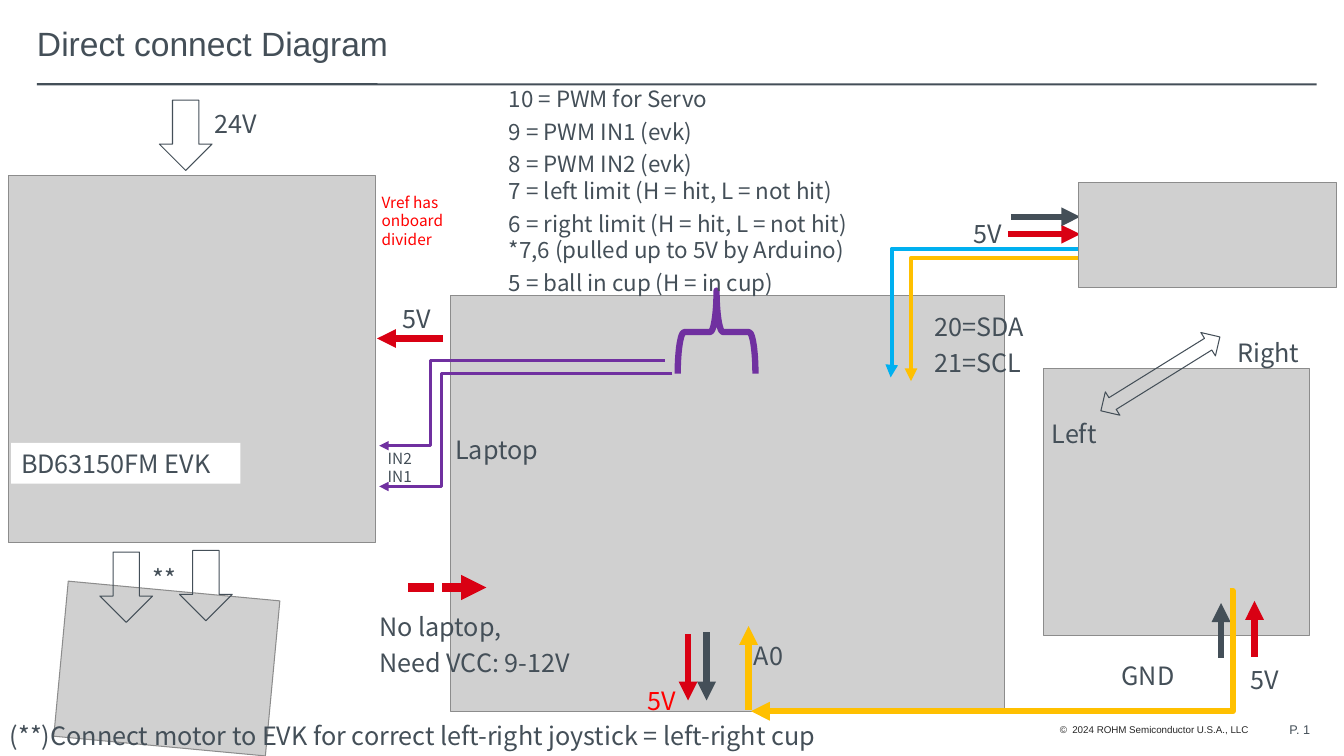
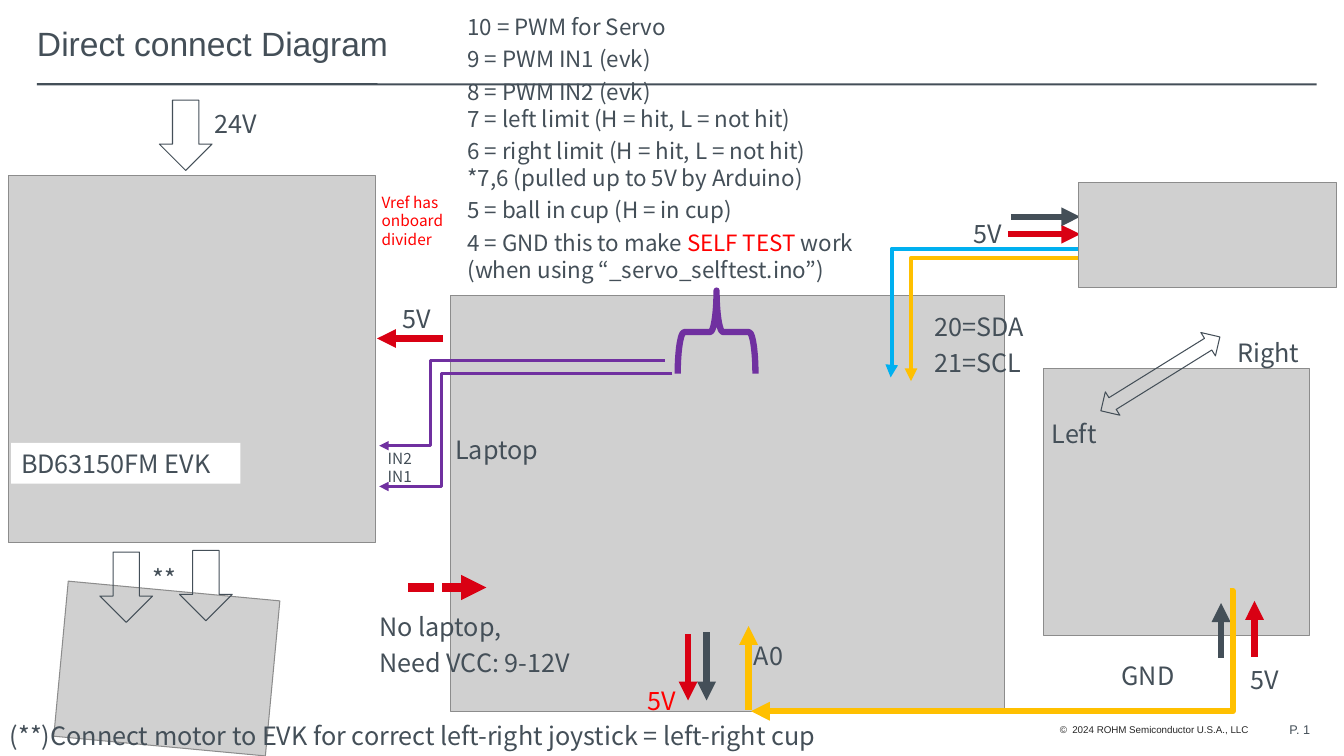
Before and after one commit to mvanocht/Ping-Pong-Catcher, a slide deck: slide 1 of PingPongCathcher_Diagram.pptx. Drawn at 1344x756 pixels with LibreOffice and Linux fonts; fonts in the diff are those of the drawing; grey boxes stand for pictures; background and template pictures are left out. Boxes give left, top, right and bottom in pixels: in the first picture for what was removed or moved away, otherwise in the second. Text is boxed around its words. In the diff, an @@ line names an element or a change of style, - is before the commit and + after.

Commit message:
upload SELF TEST code and updated PPT

```diff
--- a/PingPongCathcher_Diagram.pptx
+++ b/PingPongCathcher_Diagram.pptx
@@ text "10 = PWM for Servo": place and size @@
-text "10 = PWM for Servo" at [509,85,847,296]
+text "10 = PWM for Servo" at [468,17,853,283]
@@ text at [468,233,853,283]: paragraph added @@
+4 = GND this to make SELF TEST work
+(when using “_servo_selftest.ino”)
```
Also in this commit, not shown: 1 other file.
